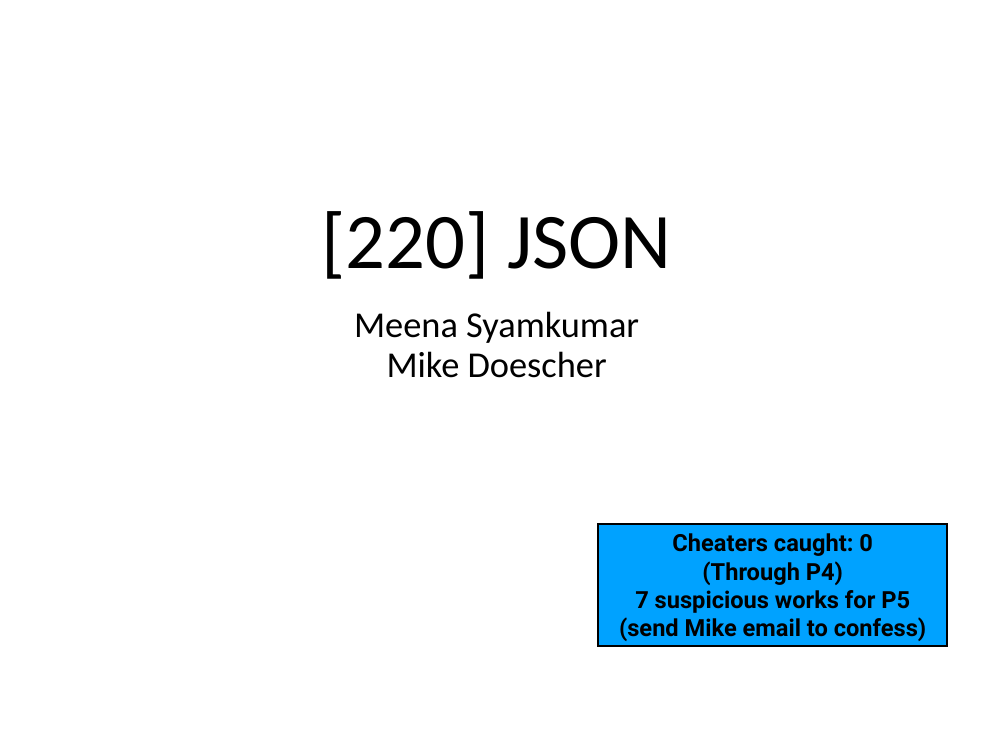
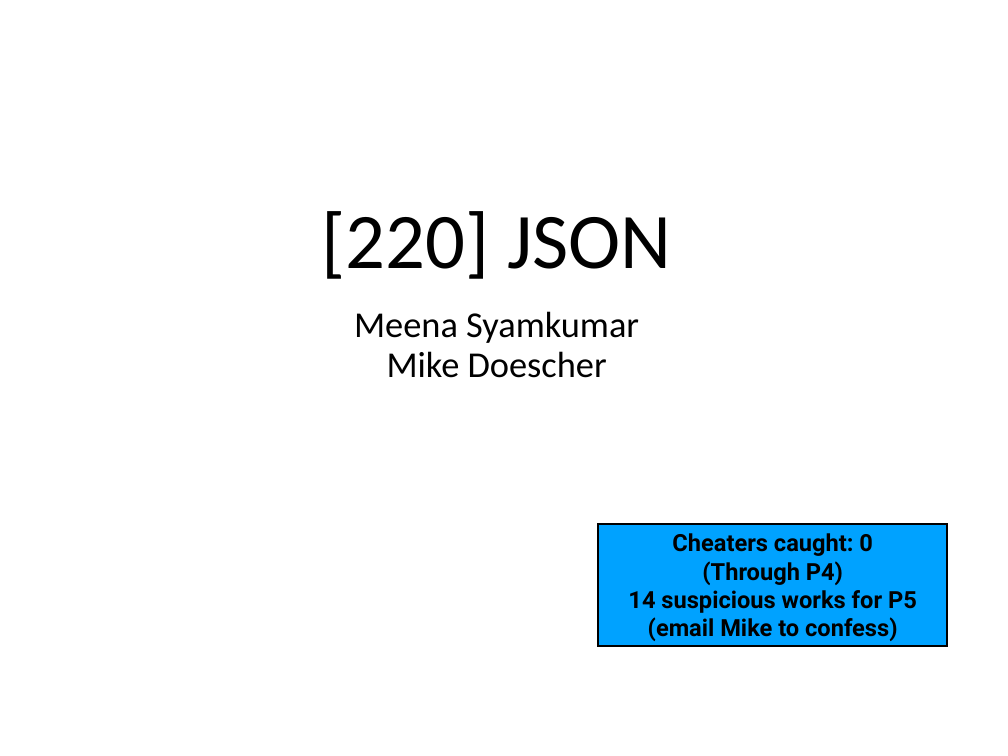
Before and after one commit to tylerharter/caraza-harter-com, a slide deck: slide 1 of tyler/meena/cs220/f20/materials/lec_19_F20.pptx. Drawn at 1008x756 pixels with LibreOffice and Linux fonts; fonts in the diff are those of the drawing. Boxes give left, top, right and bottom in pixels: in the first picture for what was removed or moved away, otherwise in the second. Text is boxed around its words. In the diff, an @@ line names an element or a change of style, - is before the commit and + after.

```diff
--- a/tyler/meena/cs220/f20/materials/lec_19_F20.pptx
+++ b/tyler/meena/cs220/f20/materials/lec_19_F20.pptx
@@ text in rectangle at (628, 590, 917, 641): text changed @@
-7 suspicious works for P5
-(send Mike email to confess)
+14 suspicious works for P5
+(email Mike to confess)
```
Also in this commit, not shown: 4 slides removed.
